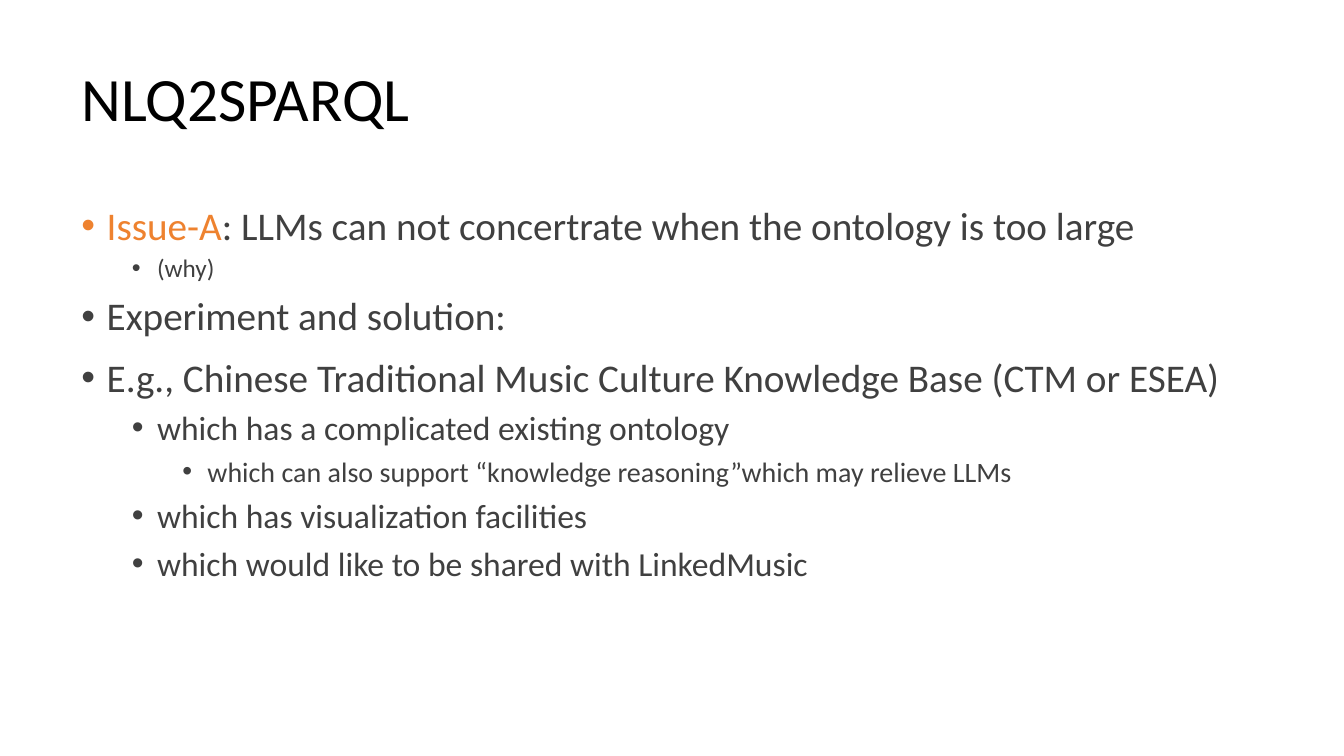
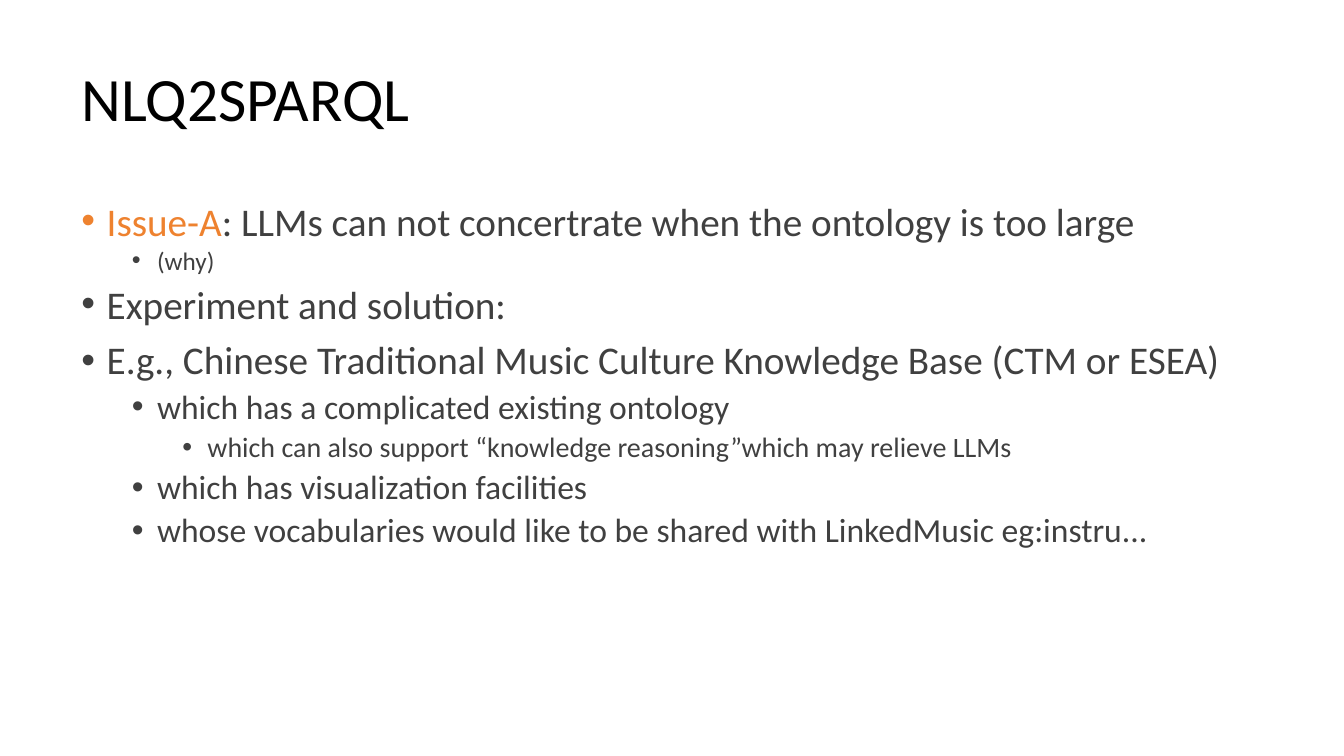
Before and after one commit to DDMAL/linkedmusic-queries, a slide deck: slide 6 of handOver_generalReviewOf_LinkedMusicQueries2024-2025.pptx. Drawn at 1344x756 pixels with LibreOffice and Linux fonts; fonts in the diff are those of the drawing. Boxes give left, top, right and bottom in pixels: in the first picture for what was removed or moved away, otherwise in the second. Text is boxed around its words. In the diff, an @@ line names an element or a change of style, - is before the commit and + after.

```diff
--- a/handOver_generalReviewOf_LinkedMusicQueries2024-2025.pptx
+++ b/handOver_generalReviewOf_LinkedMusicQueries2024-2025.pptx
@@ text at <box>107,208,1219,500</box>: line spacing 0.9 to 0.8; line spacing 1 to 0.9 @@
@@ text at <box>157,518,1148,548</box>: text changed @@
-  • which would like to be shared with LinkedMusic
+  • whose vocabularies would like to be shared with LinkedMusic eg:instru...
```
Also in this commit, not shown: 9 other slides changed, 3 slides added.
